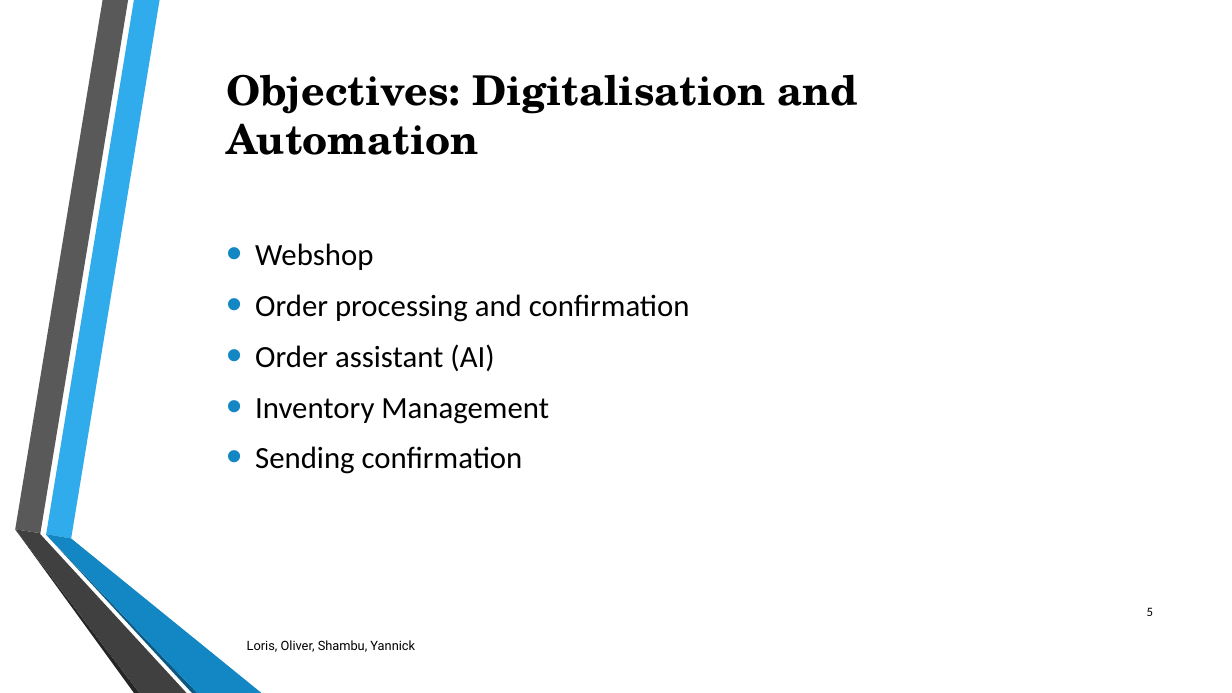
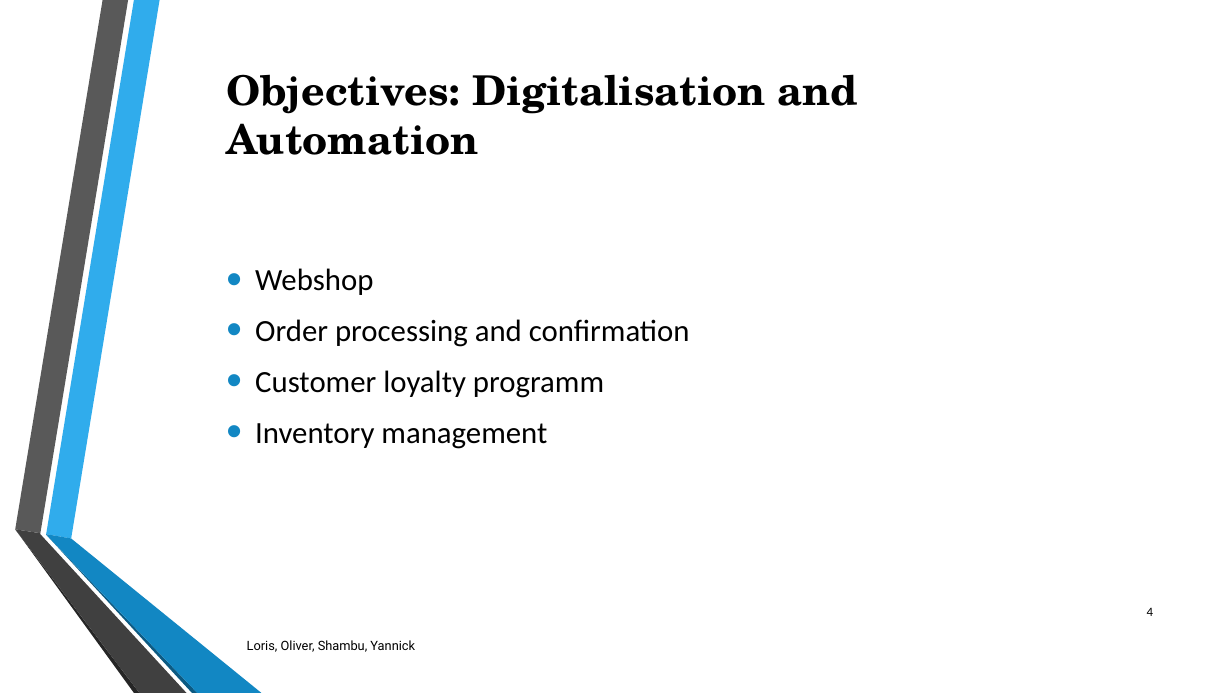
Before and after one commit to DigiBP/digibp-morcote, a slide deck: slide 4 of DBP_Morcote_CC_ClothingCompany.pptx (slide 5 before the commit). Drawn at 1232x693 pixels with LibreOffice and Linux fonts; fonts in the diff are those of the drawing. Boxes give left, top, right and bottom in pixels: in the first picture for what was removed or moved away, otherwise in the second. Text is boxed around its words. In the diff, an @@ line names an element or a change of style, - is before the commit and + after.

```diff
--- a/DBP_Morcote_CC_ClothingCompany.pptx
+++ b/DBP_Morcote_CC_ClothingCompany.pptx
@@ text at (255,370,604,449): text changed @@
-• Order assistant (AI)
-• Inventory Management
-• Sending confirmation
+• Customer loyalty programm
+• Inventory management
@@ page number at (1147,608,1153,616): text changed @@
-5
+4
```
Also in this commit, not shown: 1 other slide changed, 4 slides removed.
